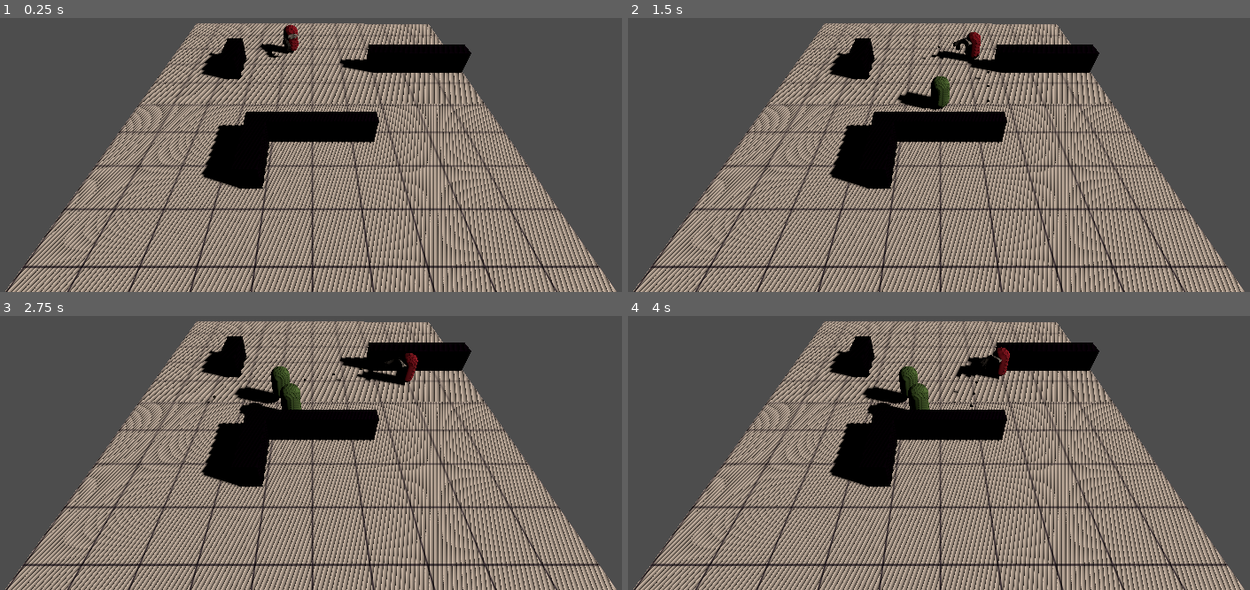
Above: before the commit, frames 1-4 (two rows, left to right).
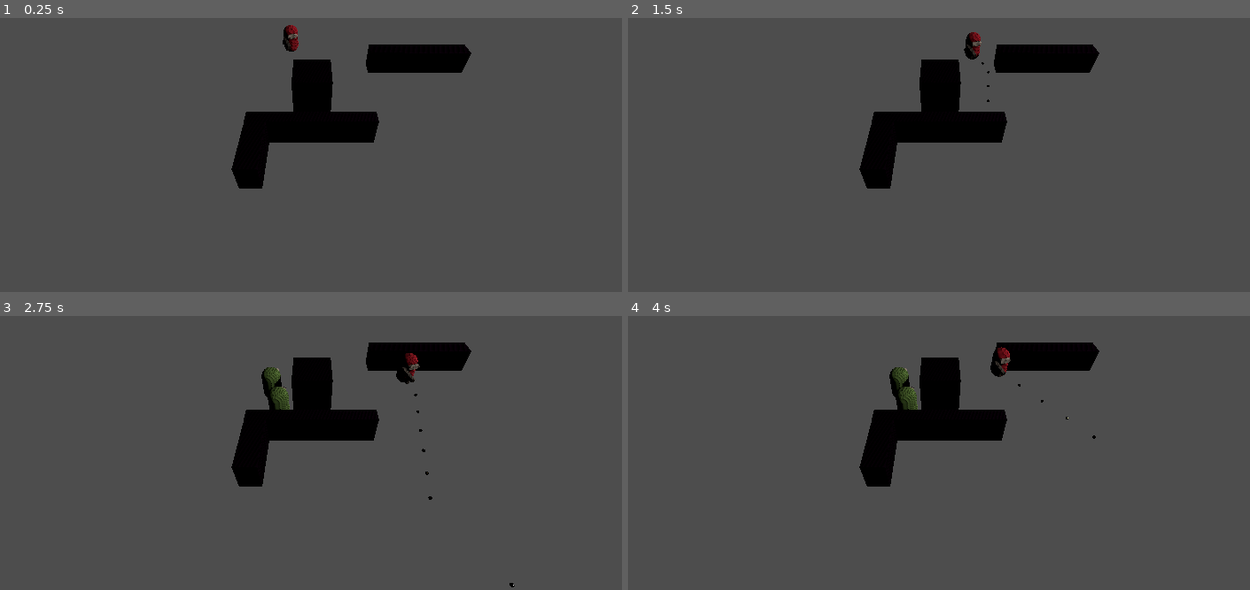
Above: after the commit, the same moments.

Repository: wukerplank/my_little_farm
Game: Godot game, scene res://Level/level.tscn
Two runs of this game, one before a commit and one after it. Both use one fixed random seed, a clock stepped at 60 frames per second and the inputs below.
Inputs (mouse positions are in pixels of both pictures, inside the frame that each line leads up to):
- Up to frame 1 (0.25 s): no input
- Up to frame 2 (1.5 s): tap Enter at 0.5 s; move the mouse to (1094, 72) at 0.52 s; press the mouse at (1094, 72) at 0.53 s; hold D (ui_right) 0.53-1.28 s; move the mouse to (795, 113) at 1.27 s; release the mouse at (795, 113) at 1.28 s; hold S (ui_down) from 1.28 s (still down); click (795, 113) at 1.35 s
- Up to frame 3 (2.75 s): move the mouse to (outside the picture) at 2.02 s; release S (ui_down) at 2.03 s; press the mouse at (outside the picture) at 2.03 s; hold D (ui_right) from 2.03 s (still down)
- Up to frame 4 (4 s): move the mouse to (907, 472) at 2.77 s; release D (ui_right) at 2.78 s; release the mouse at (907, 472) at 2.78 s; hold W (ui_up) 2.78-3.53 s; click (907, 472) at 2.85 s; move the mouse to (1150, 450) at 3.52 s; press the mouse at (1150, 450) at 3.53 s; hold A (ui_left) from 3.53 s (still down)

The runs differ from the first frame. In frame 1, 53% of the frame differs, in the area x 0-100%, y 1-100%; in frame 2, 53%; in frame 3, 53%; in frame 4, 53%.
Error in both runs: Invalid call. Nonexistent function 'set_target_location' in base 'NavigationAgent3D'. (res://Enemy/Enemy.gd:76)

Commit message:
Lesson 8: Basic Level Generation Tool

Diff:
--- a/Level/LevelGrid.tres
+++ /dev/null
@@ -1,10 +0,0 @@
-[gd_resource type="StandardMaterial3D" load_steps=2 format=3]
-
-[ext_resource type="Texture2D" path="res://Level/ground-grid.png" id="1_cbylw"]
-
-[resource]
-albedo_texture = ExtResource("1_cbylw")
-roughness = 0.3
-uv1_scale = Vector3(0.5, 0.5, 0.5)
-uv1_triplanar = true
-uv1_world_triplanar = true
--- a/Level/level.tscn
+++ b/Level/level.tscn
@@ -1,8 +1,9 @@
-[gd_scene load_steps=9 format=3]
+[gd_scene load_steps=10 format=3 uid="uid://dmf8y3ce2i4qb"]
 
 [ext_resource type="Script" path="res://main.gd" id="1_17tqw"]
 [ext_resource type="PackedScene" path="res://Player/Player.tscn" id="2_o4unc"]
-[ext_resource type="Material" path="res://Level/LevelGrid.tres" id="4_ex1lc"]
+[ext_resource type="PackedScene" uid="uid://bfhlnwqtu1dyw" path="res://LevelGenerator/Ground.tscn" id="3_g4tm2"]
+[ext_resource type="PackedScene" uid="uid://doi2kjg4y72e2" path="res://LevelGenerator/Obstacle.tscn" id="4_bobeg"]
 [ext_resource type="PackedScene" uid="uid://bowrpr20qwkx5" path="res://Enemy/Enemy.tscn" id="5_h66oa"]
 [ext_resource type="Script" path="res://Spawning/Spawner.gd" id="5_tsm0c"]
 [ext_resource type="Script" path="res://Spawning/Wave.gd" id="6_drcsy"]
@@ -41,17 +42,9 @@
 transform = Transform3D(1, 4.38433e-10, -4.65661e-10, -1.51755e-09, 1, 0.00073304, 0, -0.000733039, 1, -0.0104958, -0.0100003, -0.00474899)
 navmesh = SubResource("NavigationMesh_ytvor")
 
-[node name="Ground" type="CSGBox3D" parent="Navigation"]
-transform = Transform3D(0.999996, 0.00137622, -0.00234642, -0.00137545, 1, 0.000331524, 0.00234687, -0.00032831, 0.999998, 0, -0.05, 0)
-material_override = ExtResource("4_ex1lc")
-use_collision = true
-collision_layer = 9
-size = Vector3(20.0346, 0.1, 20.0627)
+[node name="Ground" parent="Navigation" instance=ExtResource("3_g4tm2")]
 
-[node name="Obstacle1" type="CSGBox3D" parent="Navigation"]
-transform = Transform3D(1, 0, 0, 0, 1.55224, 0, 0, 0, 2.5, -5.20796, 0.750867, -3.61215)
-material_override = SubResource("StandardMaterial3D_q4fu6")
-use_collision = true
+[node name="Obstacle1" parent="Navigation" instance=ExtResource("4_bobeg")]
 
 [node name="Obstacle2" type="CSGBox3D" parent="Navigation"]
 transform = Transform3D(1, 0, 0, 0, 1.55224, 0, 0, 0, 2.5, -2.64534, 0.750867, 3.86355)
--- /dev/null
+++ b/LevelGenerator/Ground.tscn
@@ -0,0 +1,10 @@
+[gd_scene load_steps=2 format=3 uid="uid://7wygwtccn5sl"]
+
+[ext_resource type="Material" path="res://LevelGenerator/LevelGrid.tres" id="1_pkklj"]
+
+[node name="Ground" type="CSGBox3D"]
+transform = Transform3D(1, 0, 0, 0, 1, 0, 0, 0, 1, 0, -0.05, 0)
+material_override = ExtResource("1_pkklj")
+use_collision = true
+collision_layer = 9
+size = Vector3(2, 0.1, 2)
--- /dev/null
+++ b/LevelGenerator/LevelGenerator.gd
@@ -0,0 +1,63 @@
+@tool
+
+
+extends Node
+
+@export var GroundScene : PackedScene
+@export var ObstacleScene : PackedScene
+
+@export_range(1, 19) var map_width : int = 9:
+	set(value):
+		map_width = make_odd(map_width, value)
+		generate_map()
+
+@export_range(1, 19) var map_depth : int = 9:
+	set(value):
+		map_depth = make_odd(map_depth, value)
+		generate_map()
+
+@export_range(0, 1, 0.05) var obstacle_ratio : float = 0.2:
+	set(value):
+		obstacle_ratio = value
+		generate_map()
+
+func make_odd(old_int, new_int) -> int:
+	if new_int % 2 == 0:
+		if new_int > old_int:
+			return new_int + 1
+		else:
+			return new_int - 1
+	else:
+		return new_int
+
+
+# Called when the node enters the scene tree for the first time.
+func _ready() -> void:
+	generate_map()
+
+func generate_map():
+	print("Generating Map")
+
+	clear_map()
+	add_ground()
+	add_obstacles()
+
+func clear_map():
+	for node in get_children():
+		node.queue_free()
+
+func add_ground():
+	var ground: CSGBox3D = GroundScene.instantiate()
+	ground.size.x = map_width * 2
+	ground.size.z = map_depth * 2
+	add_child(ground)
+
+func add_obstacles():
+	for x in range(map_width):
+		for z in range(map_depth):
+			if randf() < obstacle_ratio:
+				var obstacle_position = Vector3(x * 2, 0, z * 2)
+				obstacle_position += Vector3(-map_width + 1, 1.25, -map_depth + 1)
+				var new_obstacle : CSGBox3D = ObstacleScene.instantiate()
+				new_obstacle.transform.origin = obstacle_position
+				add_child(new_obstacle)
--- /dev/null
+++ b/LevelGenerator/LevelGenerator.tscn
@@ -0,0 +1,13 @@
+[gd_scene load_steps=4 format=3 uid="uid://6kotu2n6ejuy"]
+
+[ext_resource type="Script" path="res://LevelGenerator/LevelGenerator.gd" id="1_x7pj5"]
+[ext_resource type="PackedScene" uid="uid://7wygwtccn5sl" path="res://LevelGenerator/Ground.tscn" id="2_xyfe6"]
+[ext_resource type="PackedScene" uid="uid://doi2kjg4y72e2" path="res://LevelGenerator/Obstacle.tscn" id="3_xaxyb"]
+
+[node name="Map" type="Node"]
+script = ExtResource("1_x7pj5")
+GroundScene = ExtResource("2_xyfe6")
+ObstacleScene = ExtResource("3_xaxyb")
+map_width = 13
+map_depth = 13
+obstacle_ratio = 0.15
--- /dev/null
+++ b/LevelGenerator/LevelGrid.tres
@@ -0,0 +1,11 @@
+[gd_resource type="StandardMaterial3D" load_steps=2 format=3 uid="uid://bwf5ymssrlbnx"]
+
+[ext_resource type="Texture2D" uid="uid://uplt7p41sgjp" path="res://Level/ground-grid.png" id="1_8h4ap"]
+
+[resource]
+albedo_texture = ExtResource("1_8h4ap")
+roughness = 0.3
+uv1_scale = Vector3(0.5, 0.5, 0.5)
+uv1_offset = Vector3(-0.5, 0, -0.5)
+uv1_triplanar = true
+uv1_world_triplanar = true
--- /dev/null
+++ b/LevelGenerator/Obstacle.tscn
@@ -0,0 +1,12 @@
+[gd_scene load_steps=2 format=3 uid="uid://doi2kjg4y72e2"]
+
+[sub_resource type="StandardMaterial3D" id="StandardMaterial3D_q4fu6"]
+albedo_color = Color(0.634944, 0.415139, 0.748043, 1)
+metallic = 1.0
+roughness = 0.24
+
+[node name="Obstacle" type="CSGBox3D"]
+transform = Transform3D(1, 0, 0, 0, 1, 0, 0, 0, 1, 0, 1.25, 0)
+material_override = SubResource("StandardMaterial3D_q4fu6")
+use_collision = true
+size = Vector3(2, 2.5, 2)
Not shown, changed: README.md
